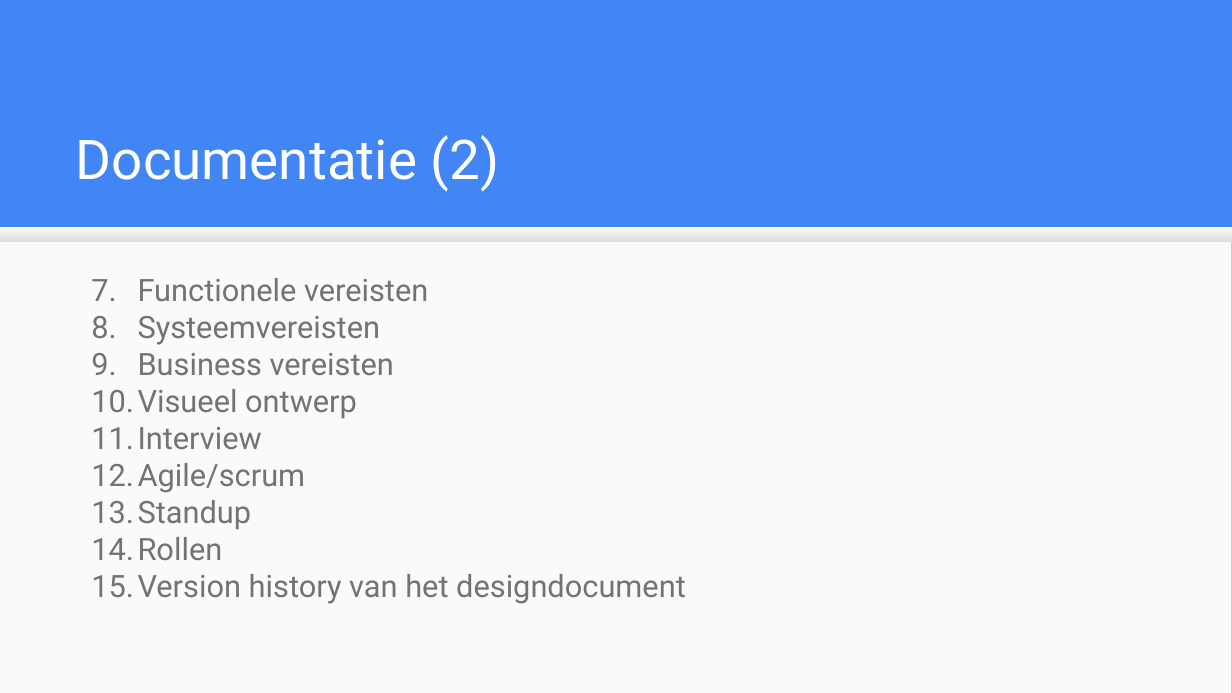
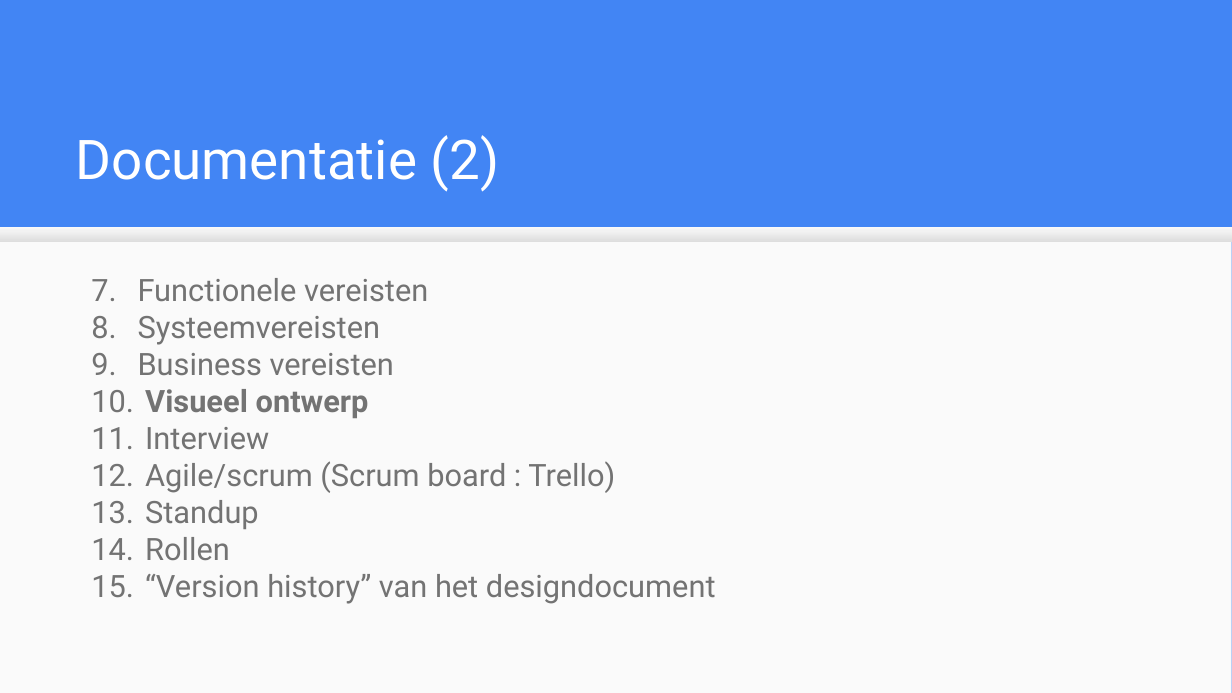
Before and after one commit to i7janw/Projectwerk, a slide deck: slide 17 of Presentatie.odp. Drawn at 1232x693 pixels with LibreOffice and Linux fonts; fonts in the diff are those of the drawing. Boxes give left, top, right and bottom in pixels: in the first picture for what was removed or moved away, otherwise in the second. Text is boxed around its words. In the diff, an @@ line names an element or a change of style, - is before the commit and + after.

```diff
--- a/Presentatie.odp
+++ b/Presentatie.odp
@@ text at [145, 389, 369, 418]: bold on in "Visueel ontwerp" @@
@@ text at [145, 461, 615, 493]: text changed @@
-12. Agile/scrum
+12. Agile/scrum (Scrum board : Trello)
@@ text at [145, 574, 716, 604]: text changed @@
-15. Version history van het designdocument
+15. “Version history” van het designdocument
```
Also in this commit, not shown: 1 other slide changed, 39 other files.
